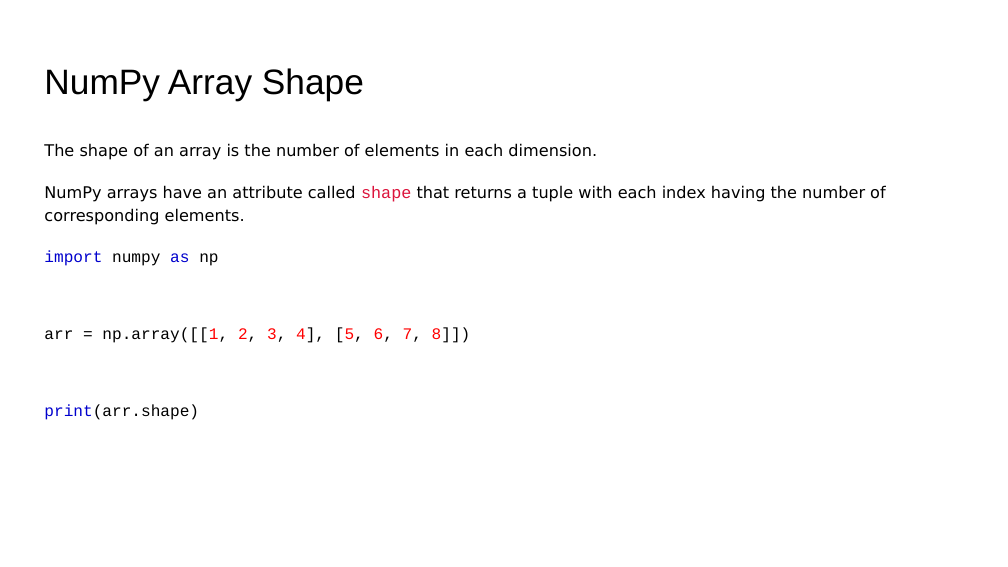
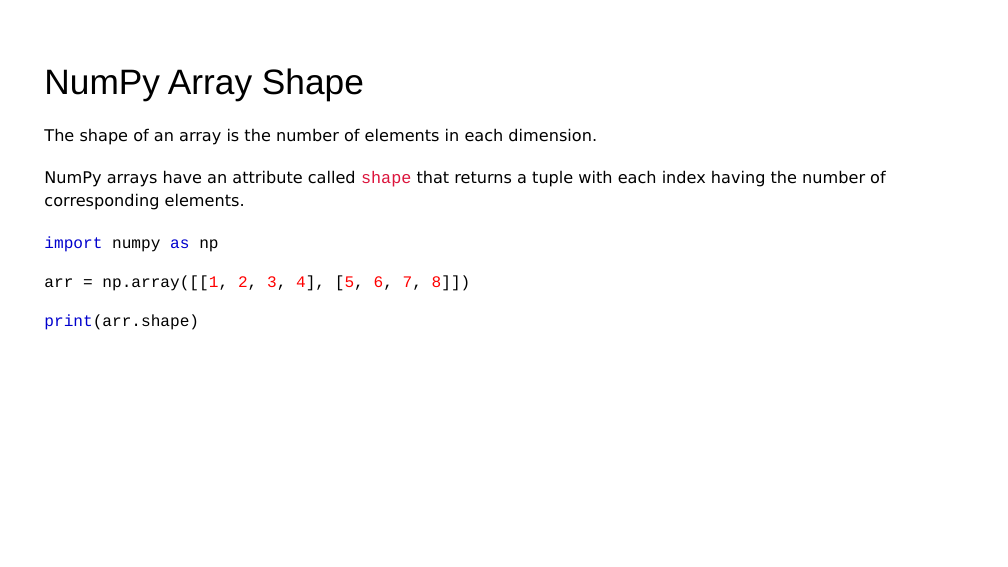
Before and after one commit to shahil04/ds_materials, a slide deck: slide 26 of python/numpy/Numpy (1).pptx. Drawn at 1008x567 pixels with LibreOffice and Linux fonts; fonts in the diff are those of the drawing. Boxes give left, top, right and bottom in pixels: in the first picture for what was removed or moved away, otherwise in the second. Text is boxed around its words. In the diff, an @@ line names an element or a change of style, - is before the commit and + after.

```diff
--- a/python/numpy/Numpy (1).pptx
+++ b/python/numpy/Numpy (1).pptx
@@ text "The shape of an array ..." rewrapped from [44, 143, 886, 420] to [44, 128, 886, 330] @@
```
Also in this commit, not shown: 4 other slides changed, 2 slides added, 35 other files.
